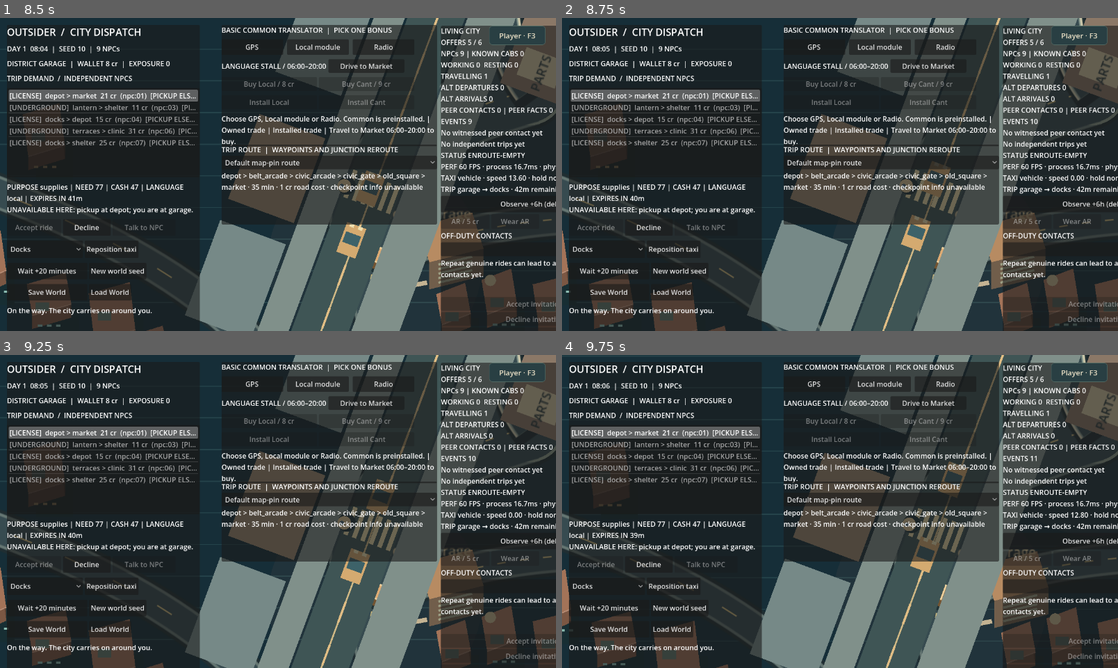
Above: before the commit, frames 1-4 (two rows, left to right).
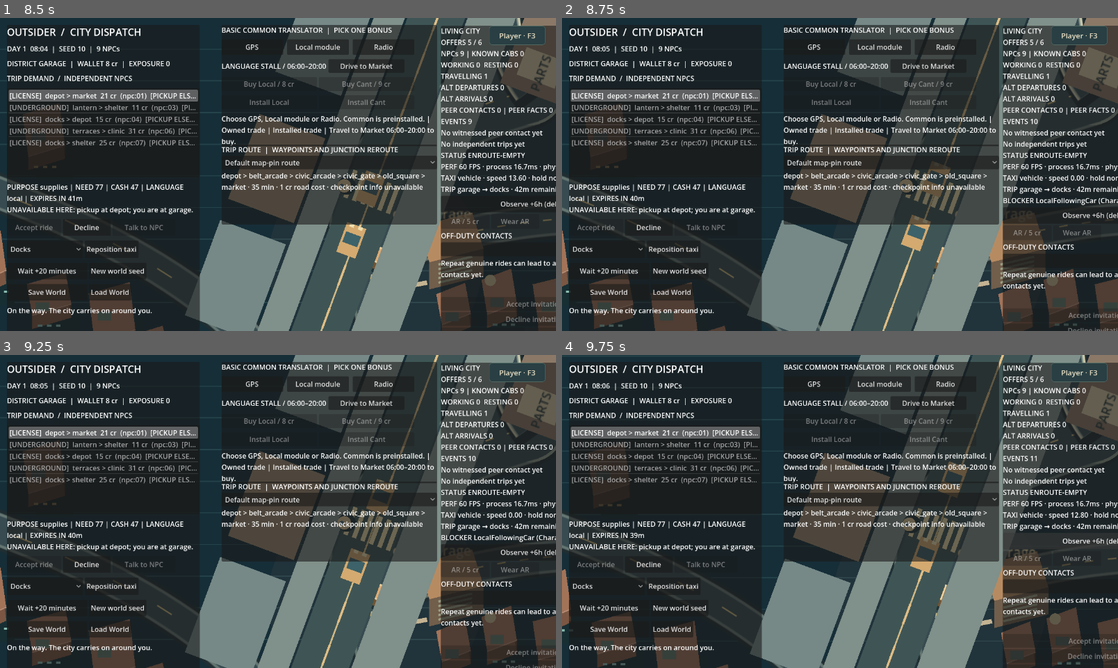
Above: after the commit, the same moments.

Repository: MohamedXIV/outsider-driver-2d
Game: Godot game, scene res://scenes/sandbox.tscn
The game is run twice, just before and just after one commit, with the same random seed, the same clock (stepped at 60 frames per second) and the same inputs.
Inputs (mouse positions are in pixels of both pictures, inside the frame that each line leads up to):
- Up to frame 1 (8.5 s): click "Debug · F3" at 0.5 s; click "Accept ride" at 1.25 s; click "New world seed" at 2 s; click "Accept ride" at 2.75 s; click "New world seed" at 3.5 s; click "Decline" at 4.25 s; click "Docks" at 5 s; tap Enter at 5.75 s; move the mouse to (400, 158) at 5.77 s; hold D 5.78-6.5 s; tap R at 5.85, 8.1 s; click (400, 158) at 5.92 s; click "Reposition taxi" at 6.5 s; move the mouse to (166, 190) at 7.27 s; hold S 7.28-8.03 s; tap E at 7.35 s; move the mouse to (333, 105) at 8.02 s; hold D from 8.03 s (still down)
- Up to frame 2 (8.75 s): keep holding D
- Up to frame 3 (9.25 s): move the mouse to (250, 574) at 8.77 s; release D at 8.78 s; hold W from 8.78 s (still down); tap E at 8.85 s; click (250, 574) at 8.92 s
- Up to frame 4 (9.75 s): move the mouse to (1006, 558) at 9.52 s; release W at 9.53 s; hold A from 9.53 s (still down); tap R at 9.6 s

Frame 1 is identical in both runs. In frame 2, 1.8% of the frame differs, in the area x 79-100%, y 56-100%; in frame 3, 1.8%; in frame 4, less than 0.1%.

Commit message:
Diagnose #86: identify exact native collision blocker without bypassing physical right-of-way

Diff:
--- a/scripts/sandbox/sandbox_main.gd
+++ b/scripts/sandbox/sandbox_main.gd
@@ -984,6 +984,10 @@
 			_world_info.text+="\nTRIP %s → %s · %dm remaining · edge %d/%d" % [
 				_world.player_district,_world.travel_destination,_world.remaining_minutes,
 				_world.route_segment+1,maxi(0,_world.route_nodes.size()-1)]
+			if _vehicle_corridor!=null and _vehicle_corridor.bodies.has("player"):
+				var live_car: SandboxWorldVehicleBody=_vehicle_corridor.bodies["player"]
+				if str(native.get("reason",""))=="vehicle" and float(native.get("speed",1.0))<0.05:
+					_world_info.text+="\nBLOCKER "+live_car.last_blocker
 	if not _world.active_offer_id.is_empty():
 		var route: Dictionary = _world.offer_by_id(_world.active_offer_id)
 		_notice.text = "ON ROUTE  %s -> %s  |  %dm remaining  |  edge %d/%d" % [
--- a/scripts/sandbox/sandbox_world_vehicle_body.gd
+++ b/scripts/sandbox/sandbox_world_vehicle_body.gd
@@ -13,7 +13,10 @@
 var _query: PhysicsShapeQueryParameters2D
 var _space_transform: Transform2D
 var _motion_query: PhysicsTestMotionParameters2D=PhysicsTestMotionParameters2D.new()
+var _motion_result: PhysicsTestMotionResult2D=PhysicsTestMotionResult2D.new()
 var _peers: Array=[]
+# Diagnostic only; no change to collision resolution or World authority.
+var last_blocker: String=""
 
 func bind(state: SandboxWorld,id: String,fraction: float=0.0) -> bool:
 	if world!=null or not SandboxVehicleExecution.bind(state,id,fraction): return false
@@ -94,7 +97,12 @@
 func _motion_blocked(point: Vector2) -> bool:
 	_motion_query.from=global_transform
 	_motion_query.motion=_space_transform.basis_xform(point-position)
-	return PhysicsServer2D.body_test_motion(get_rid(),_motion_query)
+	var collided: bool=PhysicsServer2D.body_test_motion(get_rid(),_motion_query,_motion_result)
+	if collided:
+		var obstacle: Object=instance_from_id(_motion_result.get_collider_id())
+		last_blocker=("%s (%s)"%[str((obstacle as Node).name),obstacle.get_class()]
+			if obstacle is Node else str(_motion_result.get_collider_id()))
+	return collided
 
 func _peer_clear(pose: Transform2D) -> bool:
 	var half: Vector2=BODY_SIZE*.5
@@ -108,12 +116,21 @@
 				+half.y*(absf(axis.dot(pose.y))+absf(axis.dot(other.y)))
 			if absf(axis.dot(offset))>reach+_query.margin:
 				separated=true;break
-		if not separated: return false
+		if not separated:
+			last_blocker="native peer "+str(peer.vehicle_id)
+			return false
 	return true
 
 func _pose_clear(at: Vector2,facing: float) -> bool:
 	_query.transform=_space_transform*Transform2D(facing,at)
-	return _peer_clear(_query.transform) and get_world_2d().direct_space_state.intersect_shape(_query,1).is_empty()
+	if not _peer_clear(_query.transform): return false
+	var hits: Array[Dictionary]=get_world_2d().direct_space_state.intersect_shape(_query,1)
+	if not hits.is_empty():
+		var obstacle: Object=hits[0].get("collider")
+		last_blocker=("%s (%s)"%[str((obstacle as Node).name),obstacle.get_class()]
+			if obstacle is Node else "physics shape")
+		return false
+	return true
 
 func _turn_clear(at: Vector2,current: float,facing: float) -> bool:
 	var angle: float=angle_difference(current,facing)
@@ -125,6 +142,7 @@
 
 func step(delta: float) -> bool:
 	if world==null or not is_finite(delta) or delta<=0.0: return false
+	last_blocker=""
 	_space_transform=global_transform*transform.affine_inverse()
 	var travel: Dictionary=SandboxVehicleExecution.trip(world,vehicle_id)
 	var state: Dictionary=world.vehicle_execution.get(vehicle_id,{})
--- a/scripts/sandbox/sandbox_world_vehicle_corridor.gd
+++ b/scripts/sandbox/sandbox_world_vehicle_corridor.gd
@@ -59,6 +59,7 @@
 		_remove_parked();return
 	if parked==null:
 		parked=StaticBody2D.new()
+		parked.name="PlayerParked"
 		parked.collision_layer=16
 		parked.collision_mask=2|4|16
 		var shape: CollisionShape2D=CollisionShape2D.new()
@@ -79,6 +80,7 @@
 		present.append(id)
 		if not curb_residents.has(id):
 			var actor: StaticBody2D=StaticBody2D.new()
+			actor.name="CurbResident_"+id
 			actor.collision_layer=2;actor.collision_mask=16
 			var collider: CollisionShape2D=CollisionShape2D.new()
 			var shape: CircleShape2D=CircleShape2D.new()
Not shown, changed: .github/workflows/r05-playtest-reliability.yml
